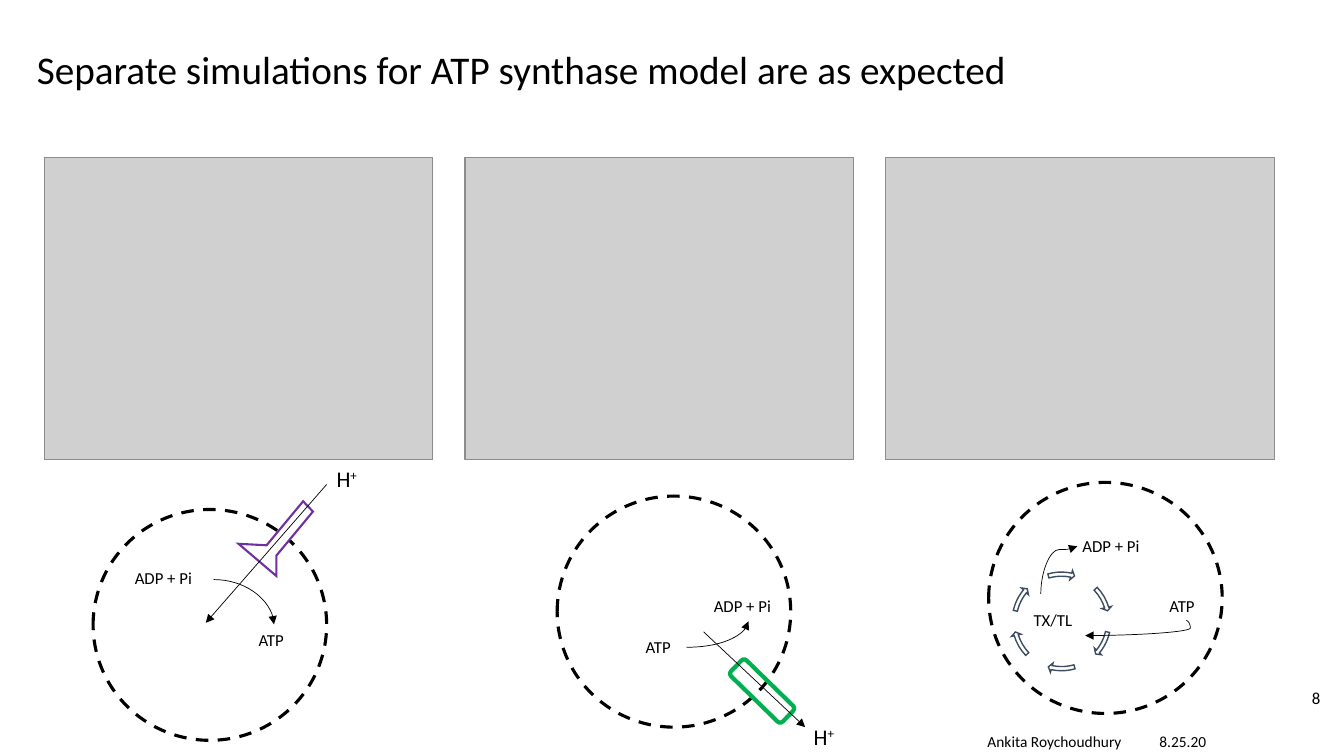
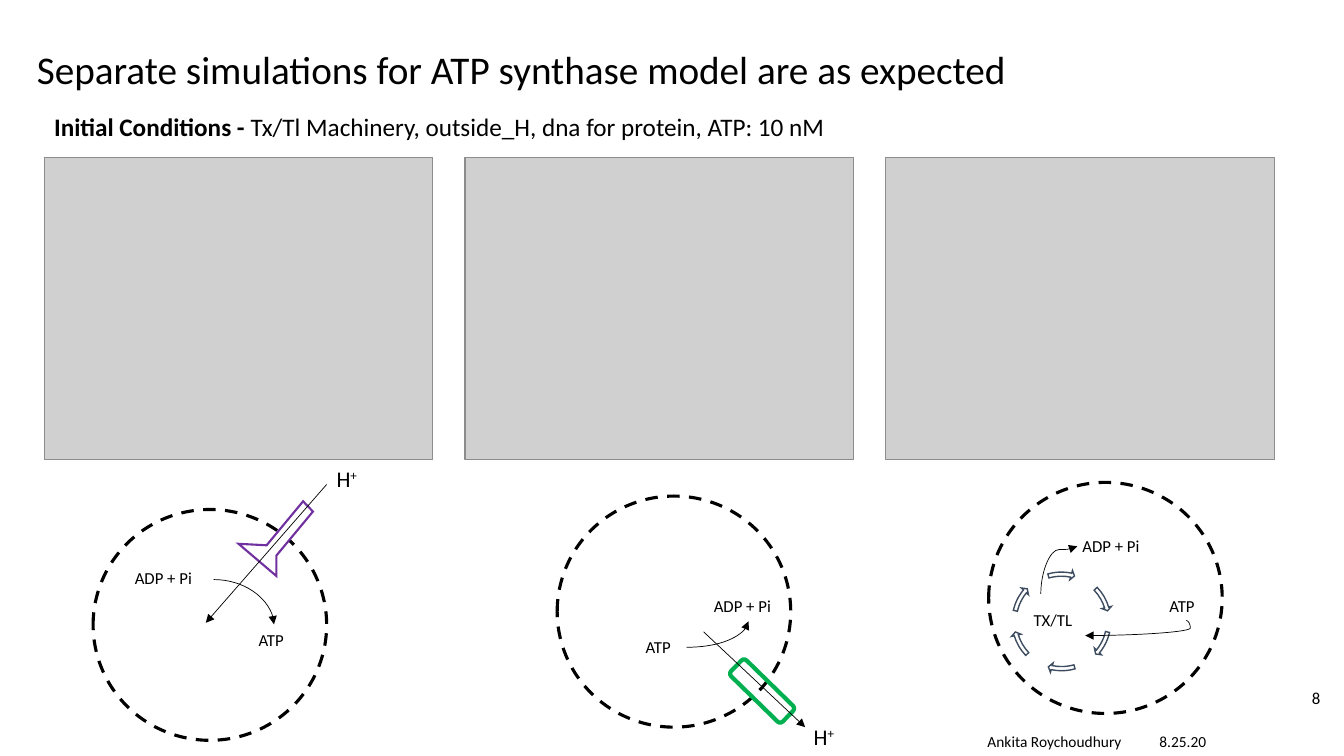
Before and after one commit to AnkitaRoychoudhury/ug_murray, a slide deck: slide 8 of miscellaneous/presentations/20200825_labmtg.pptx. Drawn at 1344x756 pixels with LibreOffice and Linux fonts; fonts in the diff are those of the drawing; grey boxes stand for pictures; background and template pictures are left out. Boxes give left, top, right and bottom in pixels: in the first picture for what was removed or moved away, otherwise in the second. Text is boxed around its words. In the diff, an @@ line names an element or a change of style, - is before the commit and + after.

```diff
--- a/miscellaneous/presentations/20200825_labmtg.pptx
+++ b/miscellaneous/presentations/20200825_labmtg.pptx
@@ text added at (54,118,824,140), 18 pt, text #000000 @@
+Initial Conditions - Tx/Tl Machinery, outside_H, dna for protein, ATP: 10 nM
```
Also in this commit, not shown: 4 other slides changed, 12 other files.
